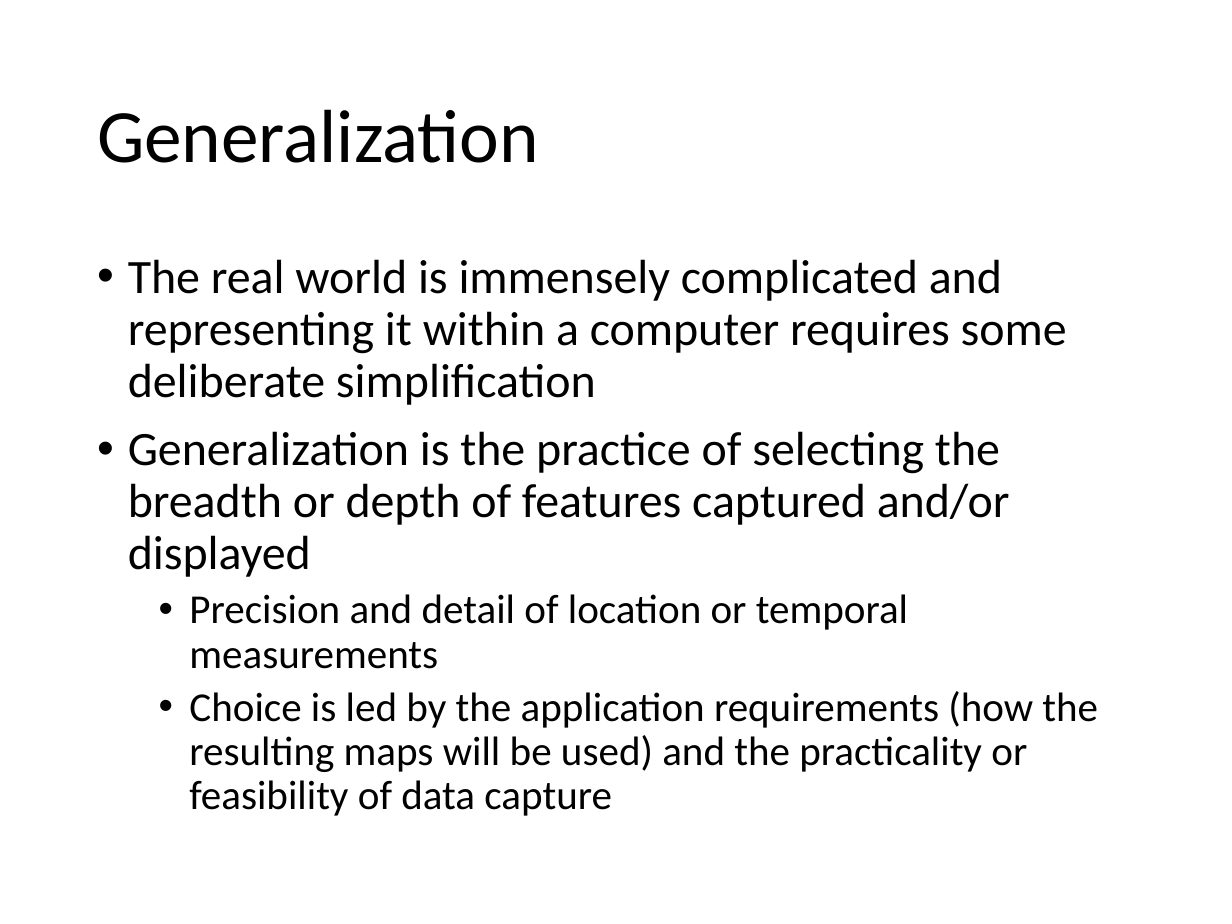
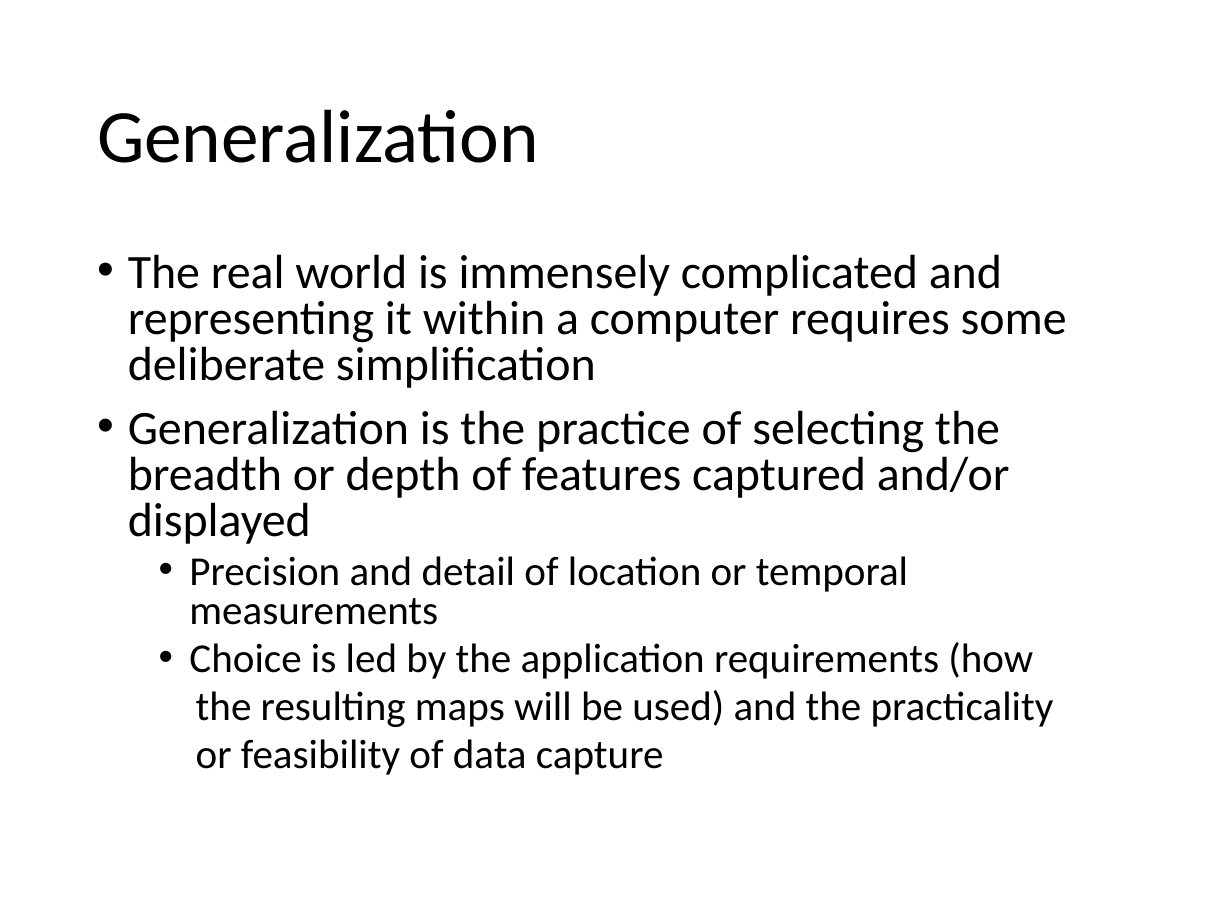
Before and after one commit to alexsingleton/urban_analytics, a slide deck: slide 5 of Slides/06_Lecture.pptx. Drawn at 1232x924 pixels with LibreOffice and Linux fonts; fonts in the diff are those of the drawing. Boxes give left, top, right and bottom in pixels: in the first picture for what was removed or moved away, otherwise in the second. Text is boxed around its words. In the diff, an @@ line names an element or a change of style, - is before the commit and + after.

```diff
--- a/Slides/06_Lecture.pptx
+++ b/Slides/06_Lecture.pptx
@@ text at [128,254,1067,625]: line spacing 0.9 to 0.8 @@
@@ text at [189,642,1054,775]: text changed @@
-  • Choice is led by the application requirements (how the resulting maps will be used) and the practicality or feasibility of data capture
+  • Choice is led by the application requirements (how
+  the resulting maps will be used) and the practicality
+  or feasibility of data capture
```
Also in this commit, not shown: 9 other slides changed, 8 other files.
